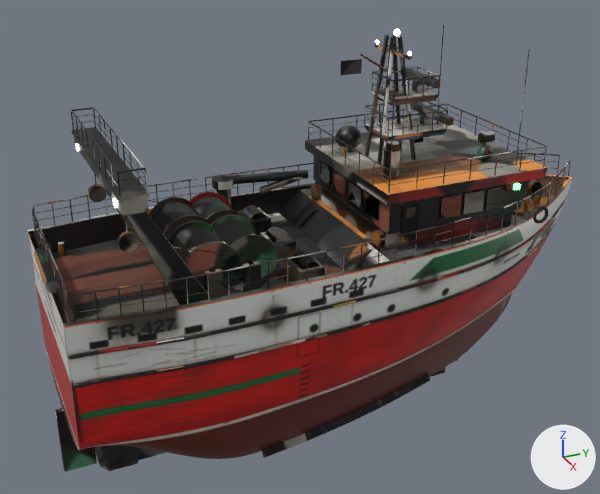
What one commit did to the glTF model src/assets/trawler.glb.
Camera for both pictures: a 50 mm camera at (28.2, -14.6, 18.6) aimed at (-0.5, -1.7, 4.3). The axes (+X, +Y, +Z) are drawn at lower right. The lights are the same throughout. The first picture is the older version. Objects named as collision shapes, trigger or cutter boxes, shadow casters or lower levels of detail are left out. Vertices at exactly the same position are counted once.

Names of what the first picture shows: 'fittings', 'hull'.
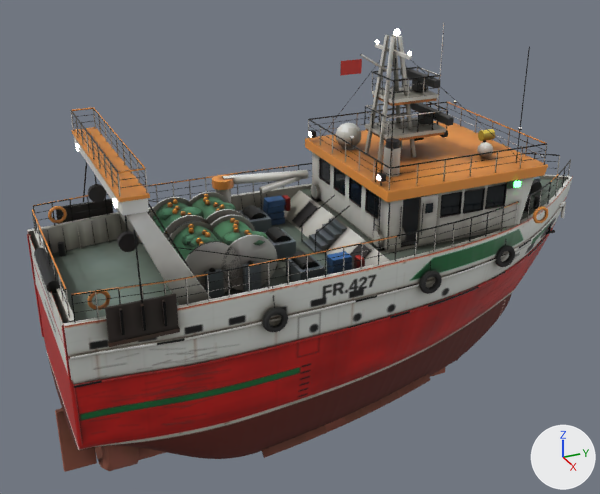
Location of each change, [x1, y1, x2, y2] in pixels of the pictures (600 x 494 px; the box of a moved part takes in the faces that stretch with it):
'fittings', reshaped
    before: [28, 25, 572, 472]
    after: [27, 22, 572, 472]
part 1 of me_fittings, added
    after: [321, 200, 508, 253]
part 2 of me_fittings, added
    after: [312, 153, 319, 177]
part 3 of me_fittings, added
    after: [330, 165, 334, 187]
part 4 of me_fittings, added
    after: [345, 175, 349, 198]
part 5 of me_fittings, added
    after: [361, 187, 366, 210]
part 6 of me_fittings, added
    after: [378, 198, 390, 227]
part 7 of me_fittings, added
    after: [388, 225, 402, 250]
part 8 of me_fittings, added
    after: [418, 194, 438, 245]
part 9 of me_fittings, moved or reshaped
    before: [383, 148, 401, 179]
    after: [383, 145, 401, 177]
part 10 of me_fittings, deleted
    before: [388, 45, 420, 243]
part 11 of me_fittings, built on
    before: [305, 25, 548, 250]
    after: [27, 22, 566, 447]
part 12 of me_fittings, surface changed (lighter)
    both: [28, 31, 572, 472]

The change, as a diff of the scene's bpy script:
```diff
--- a/src/assets/trawler.glb.py
+++ b/src/assets/trawler.glb.py
@@ mat_bridge_floor @@
+mat_bridge_floor = bpy.data.materials.new('bridge_floor')
+# uses the picture img_fittings_atlas
+# uses the picture img_fittings_normal
+# uses the picture img_fittings_rough
@@ mat_console @@
+mat_console = bpy.data.materials.new('console')
+# uses the picture img_fittings_atlas
+# uses the picture img_fittings_normal
+# uses the picture img_fittings_rough
@@ mat_rope @@
+mat_rope = bpy.data.materials.new('rope')
+# uses the picture img_fittings_atlas
+# uses the picture img_fittings_normal
+# uses the picture img_fittings_rough
@@ mat_trawl_door @@
+mat_trawl_door = bpy.data.materials.new('trawl_door')
+# uses the picture img_fittings_atlas
+# uses the picture img_fittings_normal
+# uses the picture img_fittings_rough
@@ mat_fish_box @@
+mat_fish_box = bpy.data.materials.new('fish_box')
+# uses the picture img_fittings_atlas
+# uses the picture img_fittings_normal
+# uses the picture img_fittings_rough
@@ mat_light_screen @@
+mat_light_screen = bpy.data.materials.new('light_screen')
+# colours: cyan #81e2ff
+# uses the picture img_fittings_atlas
+# uses the picture img_fittings_normal
+# uses the picture img_fittings_rough
@@ mat_tyre @@
+mat_tyre = bpy.data.materials.new('tyre')
+# uses the picture img_fittings_atlas
+# uses the picture img_fittings_normal
+# uses the picture img_fittings_rough
@@ mat_float_orange @@
+mat_float_orange = bpy.data.materials.new('float_orange')
+# uses the picture img_fittings_atlas
+# uses the picture img_fittings_normal
+# uses the picture img_fittings_rough
@@ mat_chart_table @@
+mat_chart_table = bpy.data.materials.new('chart_table')
+# uses the picture img_fittings_atlas
+# uses the picture img_fittings_normal
+# uses the picture img_fittings_rough
@@ mat_seat @@
+mat_seat = bpy.data.materials.new('seat')
+# uses the picture img_fittings_atlas
+# uses the picture img_fittings_normal
+# uses the picture img_fittings_rough
@@ me_fittings @@
-me_fittings.from_pydata(...)  # 10092 vertices, 17824 faces; spans x -4.7..4.7, y -12.3..11.9, z -3.6..13.0
+me_fittings.from_pydata(...)  # 19480 vertices, 35436 faces; spans x -4.8..4.8, y -12.3..11.9, z -3.6..13.0
+# me_fittings part 1: a new loose piece, a box spanning x -3.35..3.35, y 0.22..6.32, z 5.25..5.37, in mat_paint_white
+# me_fittings part 2: a new loose piece, a box spanning x -3.35..-2.6, y 0.185..0.265, z 6.35..7.25, in mat_paint_white
+# me_fittings part 3: a new loose piece, a box spanning x -1.6..-1.2, y 0.185..0.265, z 6.35..7.25, in mat_paint_white
+# me_fittings part 4: a new loose piece, a box spanning x -0.2..0.2, y 0.185..0.265, z 6.35..7.25, in mat_paint_white
+# me_fittings part 5: a new loose piece, a box spanning x 1.2..1.6, y 0.185..0.265, z 6.35..7.25, in mat_paint_white
+# me_fittings part 6: a new loose piece, a box spanning x 2.6..3.35, y 0.185..0.265, z 6.35..7.25, in mat_paint_white
+# me_fittings part 7: a new loose piece, a box spanning x 3.31..3.39, y 0.225..0.775, z 5.4..6.35, in mat_paint_white
+# me_fittings part 8: a new loose piece, a box spanning x 3.395..3.445, y 1.525..2.275, z 5.4..7.35, in mat_paint_white
+# me_fittings part 9: the loose piece of 28 vertices spanning x 1.7..2.3, y 0.7..1.3, z 7.8..8.9 is moved by (0.0, 0.0, 0.1)
+# me_fittings part 10: 6 loose pieces with 52 vertices, spanning x -3.4..3.4, y 0.8..2.2, z 5.6..12.3, are deleted
+# me_fittings part 11: 71 vertices moved within x -3.6..3.6, y 0.0..7.2, z 5.9..11.4; 1101 vertices removed from x -3.7..3.7, y -0.1..7.2, z 5.2..12.4; 10413 vertices added at x -4.8..4.8, y -12.0..10.3, z 0.6..12.5
+# me_fittings part 12: 15314 kept faces spanning x -4.7..4.7, y -12.3..11.9, z -3.6..13.0 get new texture (UV) coordinates
+# other edits to the shape of me_fittings do not show in these pictures
 me_fittings.materials.append(mat_paint_white)
@@ me_fittings @@
 me_fittings.materials.append(mat_drum_grey)
+me_fittings.materials.append(mat_bridge_floor)
+me_fittings.materials.append(mat_console)
+me_fittings.materials.append(mat_light_screen)
+me_fittings.materials.append(mat_seat)
+me_fittings.materials.append(mat_chart_table)
+me_fittings.materials.append(mat_trawl_door)
+me_fittings.materials.append(mat_float_orange)
+me_fittings.materials.append(mat_fish_box)
+me_fittings.materials.append(mat_tyre)
+me_fittings.materials.append(mat_rope)
```
